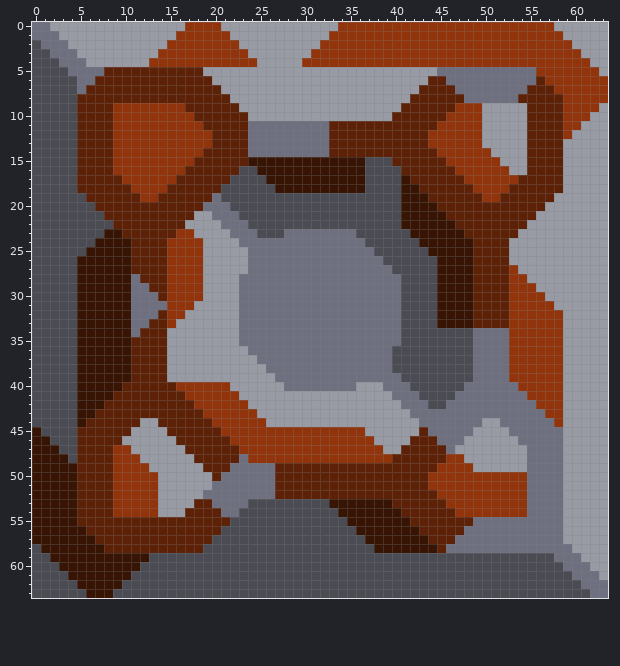
Two versions of one pixel-art sprite, assets/sprites/blocks/walls/rusty-wall-large2.png. The picture above was drawn from the file before the commit.
The file is 64x64 pixels.
After:
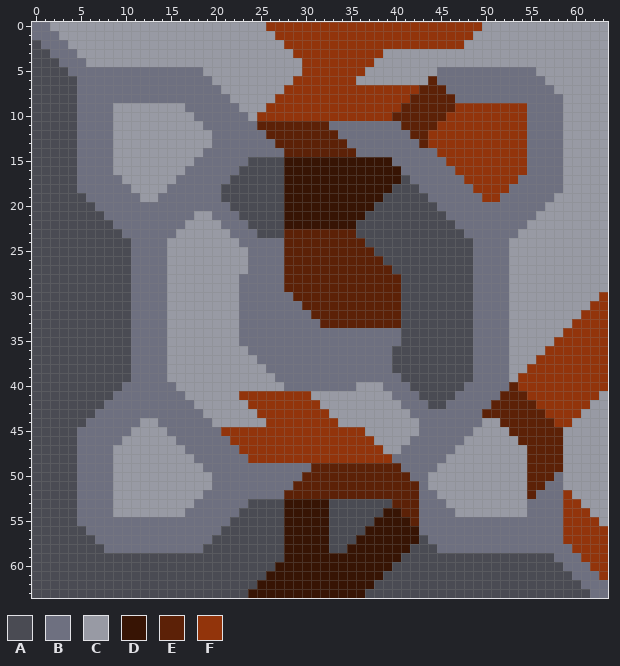
Palette (. is transparent): A #4a4b53  B #6e7080  C #989aa4  D #371404  E #5c2107  F #92340b
Diff:
Changed rows in their new state; - is an unchanged pixel.
first column x 0:
 0 -----------------CCCC-----FFFFFFFF----------------CCCCCCCC------
 1 ----------------CCCCCC-----FFFFFF----------------CCCCCCCCCC-----
 2 ---------------CCCCCCCC-----FFFF----------------CCCCCCCCCCCC----
 3 --------------CCCCCCCCCC-----FF--------CCCCCCCCCCCCCCCCCCCCCC---
 4 -------------CCCCCCCCCCCC-------------CCCCCCCCCCCCCCCCCCCCCCCC--
 5 --------BBBBBBBBBBB-----------FFFFFFF-------------------CCCCCCC-
 6 -------BBBBBBBBBBBBB---------FFFFFFF---------B----------BCCCCCCC
 7 ------BBBBBBBBBBBBBBB-------FFFFFFFFFFFFFFF---B--------BBBCCCCCC
 8 -----BBBBBBBBBBBBBBBBB-----FFFFFFFFFFFFFFF-----B------BBBBBCCCCC
 9 -----BBBBCCCCCCCCBBBBBB---FFFFFFFFFFFFFFF---------FFFFFBBBBCCCC-
10 -----BBBBCCCCCCCCCBBBBBB-FFFFFFFFFFFFFFF----------FFFFFBBBBCCC--
11 -----BBBBCCCCCCCCCCBBBBB-EEEEEEEEBBBBBBBB---------FFFFFBBBBCC---
12 -----BBBBCCCCCCCCCCCBBBB--EEEEEEE-BBBBBBBB--------FFFFFBBBBC----
13 -----BBBBCCCCCCCCCCCBBBB---EEEEEE--BBBBBBBB-------FFFFFBBBB-----
14 -----BBBBCCCCCCCCCCBBBBB----EEEEE---BBBBBBBBB------FFFFBBBB-----
15 -----BBBBCCCCCCCCCBBBBBBAAAA---------DDDBBBBBB------FFFBBBB-----
16 -----BBBBCCCCCCCCBBBBBB--AAA---------DDDDBBBBBB------FFBBBB-----
17 -----BBBBBCCCCCCBBBBBB----AA---------DDDDABBBBBB------BBBBB-----
18 -----BBBBBBCCCCBBBBBB------A---------DDD-AABBBBBB----BBBBBB-----
19 ------BBBBBBCCBBBBBB--------DDDDDDDDDDD--AAABBBBBB--BBBBBB------
20 -------BBBBBBBBBBBB---------DDDDDDDDDD---AAAABBBBBBBBBBBB-------
21 --------BBBBBBBBBB----------DDDDDDDDD----AAAAABBBBBBBBBB--------
22 ---------BBBBBBBB-----------DDDDDDDD-----AAAAAABBBBBBBB---------
23 --------AABBBBBBCC----------EEEEEEEE------AAAAAABBBBBB----------
24 -------AAAABBBBCCCC---------EEEEEEEEE------AAAAAABBBB-----------
25 ------AAAAABBBBCCCC---------EEEEEEEEEE------AAAAABBBB-----------
26 -----AAAAAABBBBCCCC---------EEEEEEEEEEE------AAAABBBB-----------
27 -----AAAAAABBBBCCCC---------EEEEEEEEEEEE-----AAAABBBBC----------
28 -----AAAAAA-BBBCCCC---------EEEEEEEEEEEEE----AAAABBBBCC---------
29 -----AAAAAA--BBCCCC---------EEEEEEEEEEEEE----AAAABBBBCCC--------
30 -----AAAAAA---BCCCC----------EEEEEEEEEEEE----AAAABBBBCCCC------F
31 -----AAAAAA----CCC------------EEEEEEEEEEE----AAAABBBBCCCCC----FF
32 -----AAAAAA---BCC--------------EEEEEEEEEE----AAAABBBBCCCCCC--FFF
33 -----AAAAAA--BBC----------------EEEEEEEEE----AAAABBBBCCCCCC-FFFF
34 -----AAAAAA-BBB--------------------------------------CCCCCCFFFFF
35 -----AAAAAABBBB--------------------------------------CCCCC-FFFFF
36 -----AAAAAABBBB--------------------------------------CCCC--FFFFF
37 -----AAAAAABBBB--------------------------------------CCC---FFFFF
38 -----AAAAAABBBB--------------------------------------CC----FFFFF
39 -----AAAAAABBBB--------------------------------------C-----FFFFF
40 -----AAAAABBBBBBCCCCCC-------------------------------E-----FFFFF
41 -----AAAABBBBBBBBCCCCCCFFFFFFFF---------------------EEE----FFFF-
42 -----AAABBBBBBBBBBCCCCCCFFFFFFFF-------------------EEEEE---FFF--
43 -----AABBBBBBBBBBBBCCCCCCFFFFFFFF-----------------EEEEEEE--FF---
44 -----ABBBBBB--BBBBBBCCCCCCFFFFFFFF------------------EEEEEE-F----
45 A----BBBBBB----BBBBBB----------------------B---------EEEEEE-----
46 AA---BBBBB------BBBBBB--------------------BBB---------EEEEE-----
47 AAA--BBBBCC------BBBBBB------------------BBBBB---------EEEE-----
48 AAAA-BBBBCCC------BBBBB-----------------BBBBBBCC-------EEEE-----
49 AAAAABBBBCCCC------BBB-----BBBB----------BBBBCCCC------EEEE-----
50 AAAAABBBBCCCCC------B------BBB------------BBCCCCCCCCCCCEEE------
51 AAAAABBBBCCCCC-------------BB--------------BCCCCCCCCCCCEE-------
52 AAAAABBBBCCCCC-------------B---------------BBCCCCCCCCCCE---F----
53 AAAAABBBBCCCCC----BB--------DDDDDAAAAAAA---BBBCCCCCCCCC----FF---
54 AAAAABBBBCCCCC---BBBB-------DDDDD-AAAAA----BBBBCCCCCCCC----FFF--
55 AAAAABBBBBBBBBBBBBBBBB------DDDDD--AAA-----BBBBBB----------FFFF-
56 AAAAAABBBBBBBBBBBBBBB-------DDDDD---A------BBBBB-----------FFFFF
57 AAAAAAABBBBBBBBBBBBB--------DDDDD---D------ABBB------------FFFFF
58 -AAAAAAABBBBBBBBBBB---------DDDDD--DDD----AAAB--------------FFFF
59 --AAAAAAAAAAA---------------DDDDDDDDDDDDD--------------------FFF
60 ---AAAAAAAAA---------------DDDDDDDDDDDDD----------------------FF
61 ----AAAAAAA---------------DDDDDDDDDDDDD------------------------F
62 -----AAAAA---------------DDDDDDDDDDDDD--------------------------
63 ------AAA---------------DDDDDDDDDDDDD---------------------------
Where, in picture pixels (left, top, right, bottom), the same in both pictures:
changed: (32, 22, 608, 598)
